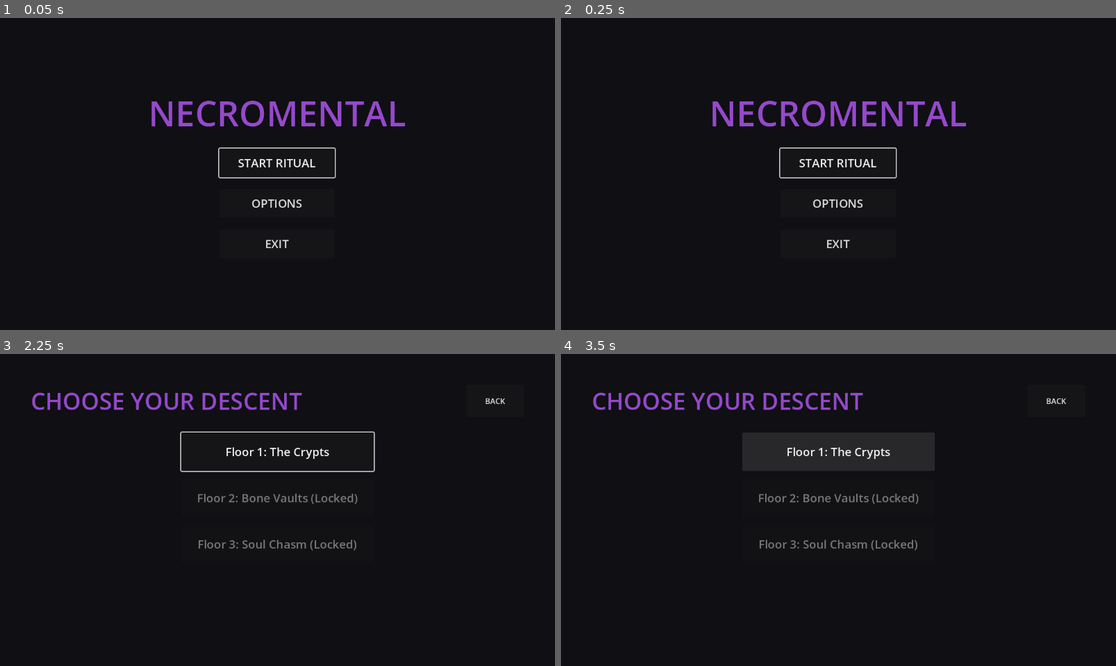
Above: before the commit, frames 1-4 (two rows, left to right).
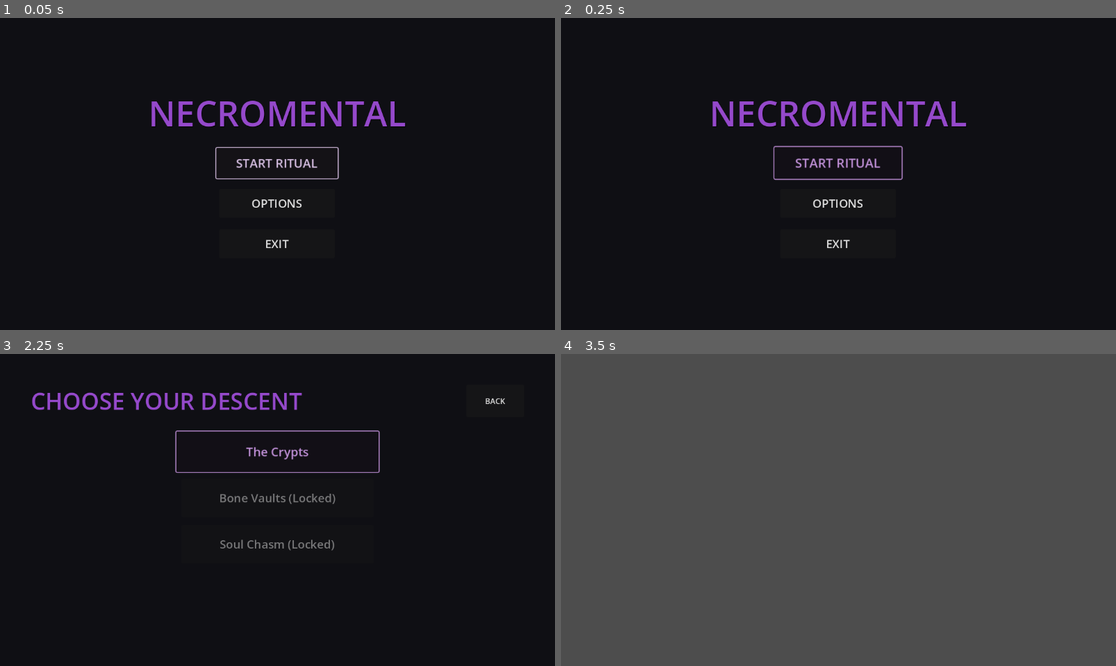
Above: after the commit, the same moments.

Repository: Noah1302/Necromental
Game: Godot game, scene res://scenes/ui/main_menu/main_menu.tscn
The game is run twice, just before and just after one commit, with the same random seed, the same clock (stepped at 60 frames per second) and the same inputs.
Inputs:
- Up to frame 1 (0.05 s): no input
- Up to frame 2 (0.25 s): no input
- Up to frame 3 (2.25 s): click "START RITUAL" at 0.5 s; click "BACK" at 1.25 s; click "START RITUAL" at 2 s
- Up to frame 4 (3.5 s): click "Floor 1: The Crypts" (after the commit: "The Crypts") at 2.75 s

The runs differ from the first frame. In frame 1, 0.6% of the frame differs, in the area x 38-62%, y 41-52%; in frame 2, 0.8%; in frame 3, 1.7%; in frame 4, 100%, in the area x 0-100%, y 0-100%.

Commit message:
Phase 2: Menu & Floor Select Funktionalität

Diff:
--- /dev/null
+++ b/data/floors/floor_1.tres
@@ -0,0 +1,11 @@
+[gd_resource type="Resource" script_class="FloorData" load_steps=2 format=3 uid="uid://floor1data123"]
+
+[ext_resource type="Script" path="res://src/data/floor_data.gd" id="1_data"]
+
+[resource]
+script = ExtResource("1_data")
+floor_id = "floor_1"
+floor_name = "The Crypts"
+is_unlocked_by_default = true
+enemy_kill_threshold = 40
+essence_reward_base = 100
--- /dev/null
+++ b/data/floors/floor_2.tres
@@ -0,0 +1,11 @@
+[gd_resource type="Resource" script_class="FloorData" load_steps=2 format=3 uid="uid://floor2data123"]
+
+[ext_resource type="Script" path="res://src/data/floor_data.gd" id="1_data"]
+
+[resource]
+script = ExtResource("1_data")
+floor_id = "floor_2"
+floor_name = "Bone Vaults"
+is_unlocked_by_default = false
+enemy_kill_threshold = 60
+essence_reward_base = 250
--- /dev/null
+++ b/data/floors/floor_3.tres
@@ -0,0 +1,11 @@
+[gd_resource type="Resource" script_class="FloorData" load_steps=2 format=3 uid="uid://floor3data123"]
+
+[ext_resource type="Script" path="res://src/data/floor_data.gd" id="1_data"]
+
+[resource]
+script = ExtResource("1_data")
+floor_id = "floor_3"
+floor_name = "Soul Chasm"
+is_unlocked_by_default = false
+enemy_kill_threshold = 80
+essence_reward_base = 500
--- /dev/null
+++ b/scenes/game/floor/arena.tscn
@@ -0,0 +1,3 @@
+[gd_scene format=3]
+
+[node name="root" type="Node2D" unique_id=726019083]
--- a/scenes/ui/floor_select/floor_select.gd
+++ b/scenes/ui/floor_select/floor_select.gd
@@ -11,25 +11,59 @@
 	floor_2_btn.pressed.connect(func(): _on_floor_selected("floor_2"))
 	floor_3_btn.pressed.connect(func(): _on_floor_selected("floor_3"))
 
+	_setup_button_animations(back_button)
+	_setup_button_animations(floor_1_btn)
+	_setup_button_animations(floor_2_btn)
+	_setup_button_animations(floor_3_btn)
+
 	_update_floor_buttons()
 	floor_1_btn.grab_focus()
 
+func _setup_button_animations(btn: Button) -> void:
+	btn.mouse_entered.connect(func(): _animate_button(btn, 1.05, Color(0.8, 0.6, 0.9, 1.0)))
+	btn.mouse_exited.connect(func(): _animate_button(btn, 1.0, Color(1, 1, 1, 1)))
+	btn.focus_entered.connect(func(): _animate_button(btn, 1.05, Color(0.8, 0.6, 0.9, 1.0)))
+	btn.focus_exited.connect(func(): _animate_button(btn, 1.0, Color(1, 1, 1, 1)))
+	btn.pivot_offset = btn.size / 2.0
+
+func _animate_button(btn: Button, target_scale: float, target_modulate: Color) -> void:
+	if btn.disabled:
+		return
+	var tween = create_tween().set_parallel(true).set_trans(Tween.TRANS_SINE).set_ease(Tween.EASE_OUT)
+	tween.tween_property(btn, "scale", Vector2(target_scale, target_scale), 0.15)
+	tween.tween_property(btn, "modulate", target_modulate, 0.15)
+
 func _update_floor_buttons() -> void:
-	# Prüfen welche Floors freigeschaltet sind über GameState Autoload
+	# Verstecke/Deaktiviere erstmal alle
+	floor_1_btn.disabled = true
+	floor_2_btn.disabled = true
+	floor_3_btn.disabled = true
+
 	var unlocked = GameState.current_save.unlocked_floors
 
-	if unlocked.has("floor_2"):
-		floor_2_btn.disabled = false
-		floor_2_btn.text = "Floor 2: Bone Vaults"
+	if GameState.available_floors.has("floor_1"):
+		floor_1_btn.text = GameState.available_floors["floor_1"].floor_name
+		if unlocked.has("floor_1"):
+			floor_1_btn.disabled = false
 
-	if unlocked.has("floor_3"):
-		floor_3_btn.disabled = false
-		floor_3_btn.text = "Floor 3: Soul Chasm"
+	if GameState.available_floors.has("floor_2"):
+		if unlocked.has("floor_2"):
+			floor_2_btn.disabled = false
+			floor_2_btn.text = GameState.available_floors["floor_2"].floor_name
+		else:
+			floor_2_btn.text = GameState.available_floors["floor_2"].floor_name + " (Locked)"
+
+	if GameState.available_floors.has("floor_3"):
+		if unlocked.has("floor_3"):
+			floor_3_btn.disabled = false
+			floor_3_btn.text = GameState.available_floors["floor_3"].floor_name
+		else:
+			floor_3_btn.text = GameState.available_floors["floor_3"].floor_name + " (Locked)"
 
 func _on_floor_selected(floor_id: String) -> void:
 	GameState.current_floor_id = floor_id
 	print("Starting Run on: ", floor_id)
-	# Später: get_tree().change_scene_to_file("res://scenes/game/floor/arena.tscn")
+	get_tree().change_scene_to_file("res://scenes/game/floor/arena.tscn")
 
 func _on_back_pressed() -> void:
 	get_tree().change_scene_to_file("res://scenes/ui/main_menu/main_menu.tscn")
--- a/scenes/ui/main_menu/main_menu.gd
+++ b/scenes/ui/main_menu/main_menu.gd
@@ -7,8 +7,26 @@
 	start_button.pressed.connect(_on_start_pressed)
 	quit_button.pressed.connect(_on_quit_pressed)
 
+	_setup_button_animations(start_button)
+	var options_btn = $CenterContainer/VBox/OptionsButton
+	_setup_button_animations(options_btn)
+	_setup_button_animations(quit_button)
+
 	# Fokus für Gamepad/Keyboard Navigation
 	start_button.grab_focus()
+
+func _setup_button_animations(btn: Button) -> void:
+	btn.mouse_entered.connect(func(): _animate_button(btn, 1.1, Color(0.8, 0.6, 0.9, 1.0)))
+	btn.mouse_exited.connect(func(): _animate_button(btn, 1.0, Color(1, 1, 1, 1)))
+	btn.focus_entered.connect(func(): _animate_button(btn, 1.1, Color(0.8, 0.6, 0.9, 1.0)))
+	btn.focus_exited.connect(func(): _animate_button(btn, 1.0, Color(1, 1, 1, 1)))
+	# Set pivot to center for scaling
+	btn.pivot_offset = btn.custom_minimum_size / 2.0
+
+func _animate_button(btn: Button, target_scale: float, target_modulate: Color) -> void:
+	var tween = create_tween().set_parallel(true).set_trans(Tween.TRANS_SINE).set_ease(Tween.EASE_OUT)
+	tween.tween_property(btn, "scale", Vector2(target_scale, target_scale), 0.15)
+	tween.tween_property(btn, "modulate", target_modulate, 0.15)
 
 func _on_start_pressed() -> void:
 	get_tree().change_scene_to_file("res://scenes/ui/floor_select/floor_select.tscn")
--- a/src/autoload/game_state.gd
+++ b/src/autoload/game_state.gd
@@ -9,14 +9,37 @@
 var run_max_essence: int = 100
 var current_floor_id: String = ""
 
+var available_floors: Dictionary = {}
+
 func _ready() -> void:
+	_load_floor_data()
+
 	# Lade die Speicherdaten beim Start
 	current_save = SaveData.load_or_create()
 
-	# Floor 1 standardmäßig freischalten, wenn es keine gibt
+	# Initial unlock handling
+	_handle_default_unlocks()
+
+func _load_floor_data() -> void:
+	# In a real game, you might want to read a directory, but hardcoding for Phase 2 is safer
+	var f1 = load("res://data/floors/floor_1.tres") as FloorData
+	var f2 = load("res://data/floors/floor_2.tres") as FloorData
+	var f3 = load("res://data/floors/floor_3.tres") as FloorData
+
+	if f1: available_floors[f1.floor_id] = f1
+	if f2: available_floors[f2.floor_id] = f2
+	if f3: available_floors[f3.floor_id] = f3
+
+func _handle_default_unlocks() -> void:
+	for floor_id in available_floors.keys():
+		var fd = available_floors[floor_id] as FloorData
+		if fd.is_unlocked_by_default and not current_save.unlocked_floors.has(floor_id):
+			current_save.unlocked_floors.append(floor_id)
+
 	if current_save.unlocked_floors.is_empty():
+		# Fallback just in case
 		current_save.unlocked_floors.append("floor_1")
-		current_save.save()
+	current_save.save()
 
 func save_game() -> void:
 	if current_save:
Not shown, added: scenes/ui/floor_select/floor_select.gd.uid
Not shown, added: scenes/ui/main_menu/main_menu.gd.uid
Not shown, changed: docs/BRANCH_NOTES.md
Not shown, changed: docs/DEVLOG.md
Not shown, changed: docs/TODO.md
